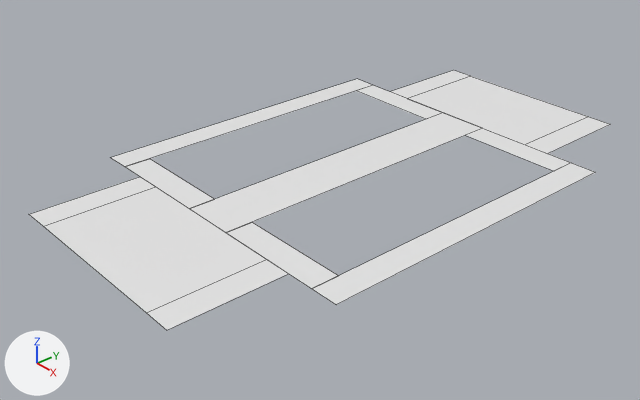
Two versions of the Blender file Assets/Meshes/CircuitElements/Resistor_thin2.blend, one commit apart.
One viewpoint serves both versions: a camera (50 mm lens) standing at (1.02, -0.955, 0.683) and looking at (-0.011, -0.058, -0.054). The lights are fixed; the arrows at lower left show +X, +Y and +Z. Mesh edges are drawn as thin lines.
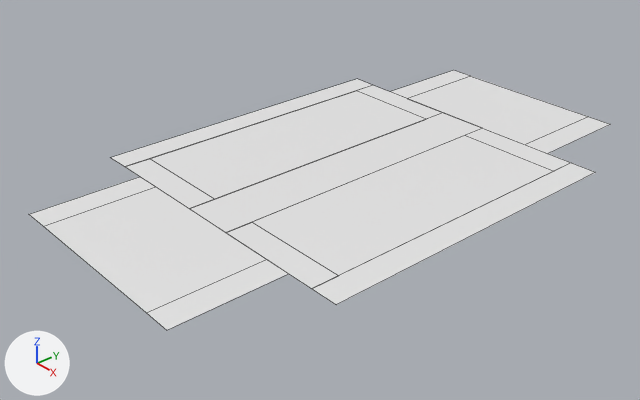
Where the change shows, as pixel boxes (x1, y1, x2, y2) in the pictures (640 x 400 px):
'casing', added: after (151, 91, 553, 275)

Edits to the bpy script that builds the scene:
```text
Add me_plane_003:
    me_plane_003.from_pydata([(0.05, 0.25, 0.0), (0.25, 0.25, 0.0), (-0.05, -0.25, 0.0), (0.05, -0.25, 0.0), (-0.25, -0.25, 0.0), (0.25, -0.25, 0.0), (-0.05, 0.25, 0.0), (-0.25, 0.25, 0.0)], [], [(4, 7, 6, 2), (1, 5, 3, 0)])
Add ob_casing:
    ob_casing = bpy.data.objects.new('casing', me_plane_003)
    ob_casing.location = (0.0, 0.0, 0.0)
```
